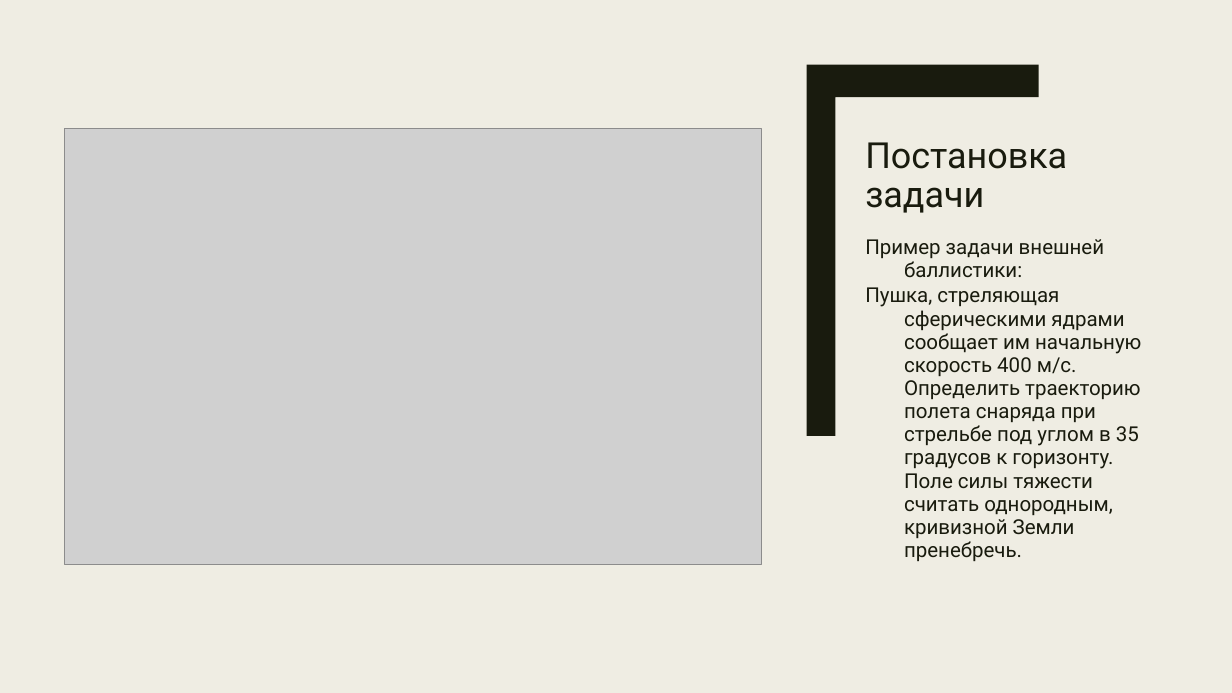
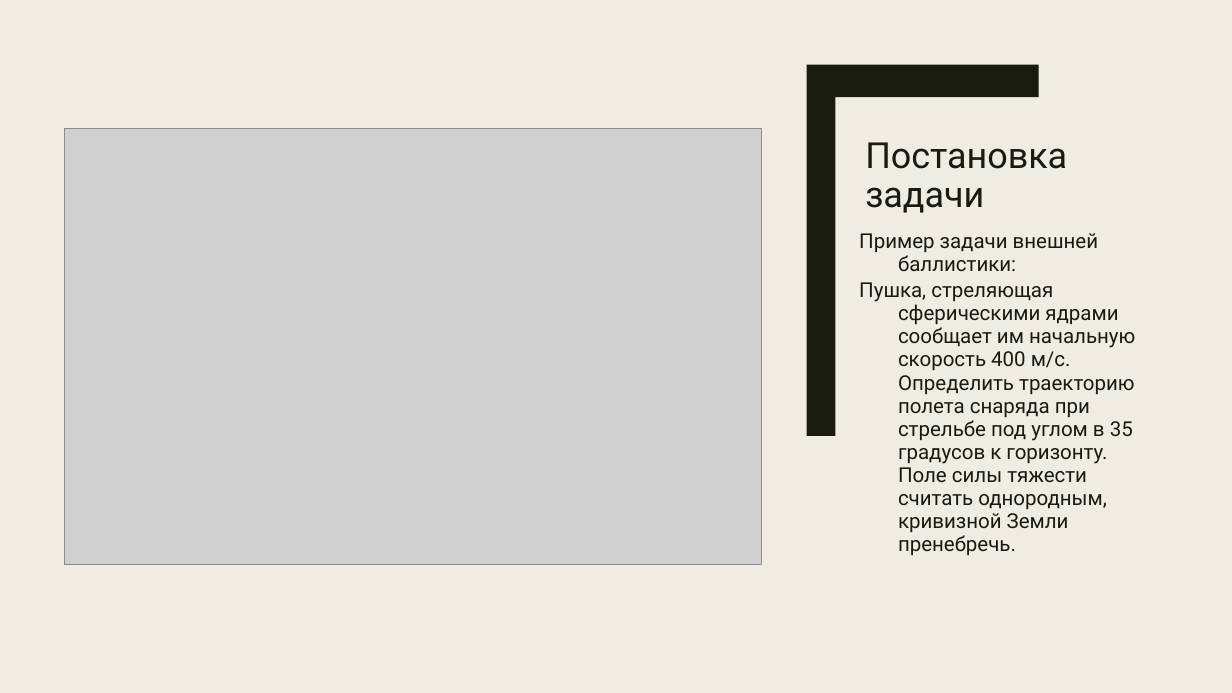
Before and after one commit to Impervguin/Projectile-Simulation, a slide deck: slide 3 of Presentation.pptx. Drawn at 1232x693 pixels with LibreOffice and Linux fonts; fonts in the diff are those of the drawing; grey boxes stand for pictures. Boxes give left, top, right and bottom in pixels: in the first picture for what was removed or moved away, otherwise in the second. Text is boxed around its words. In the diff, an @@ line names an element or a change of style, - is before the commit and + after.

```diff
--- a/Presentation.pptx
+++ b/Presentation.pptx
@@ text "Пример задачи внешней баллистики:": place and size @@
-text "Пример задачи внешней баллистики:" at box(865, 239, 1141, 561)
+text "Пример задачи внешней баллистики:" at box(859, 233, 1135, 555)
```
Also in this commit, not shown: 1 other slide changed, 3 slides added, 1 slide removed, 1 other file.
